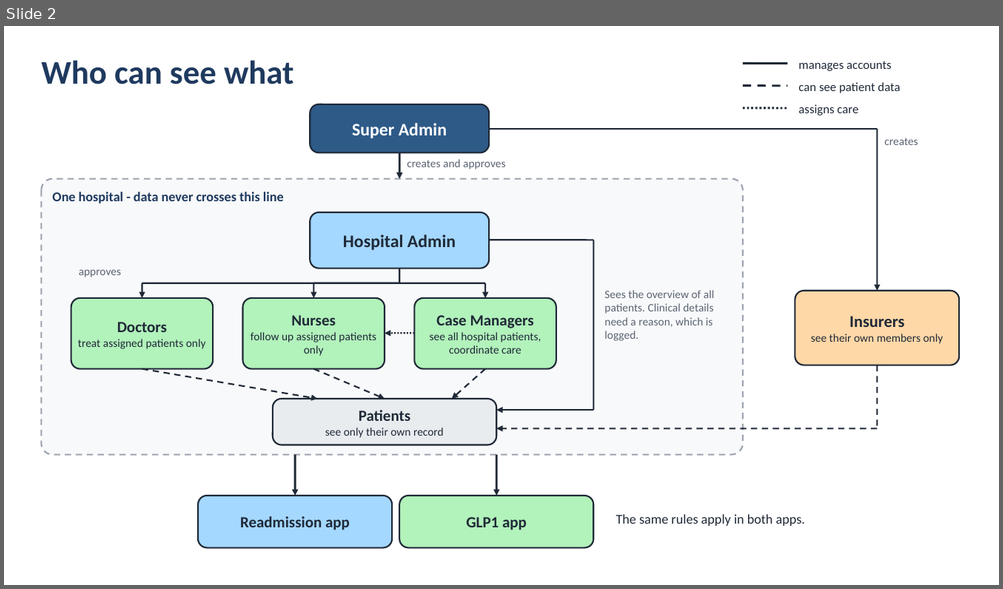
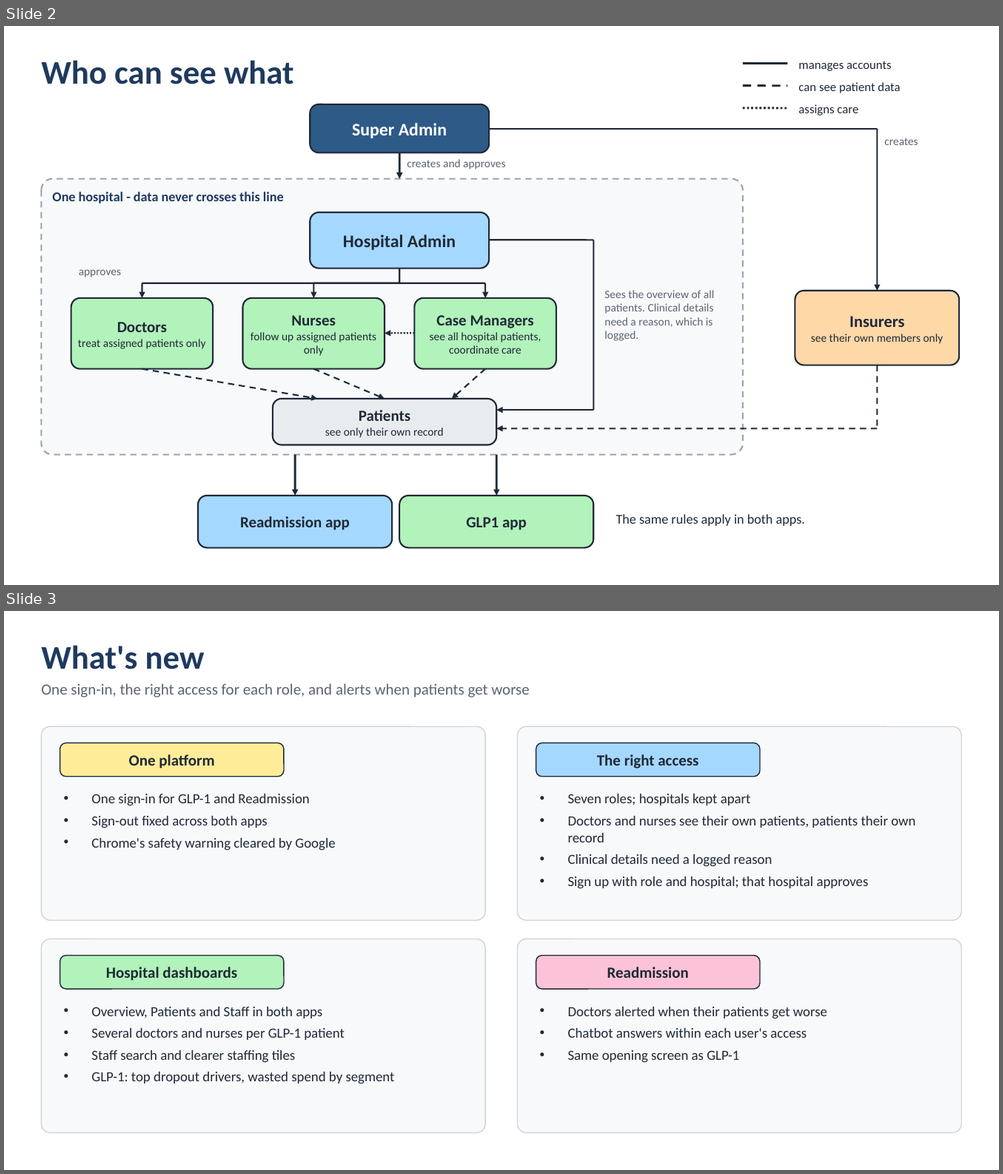
Before and after one commit to Ibtehaj778/Preventra_merged, a slide deck: Preventra_demo_slides.pptx. Shown one above the other, each under a label of ours: slide 2 before the commit, slides 2 and 3 after it. The pictures are 1003x589 and 1003x1174 pixels, drawn with LibreOffice and Linux fonts; fonts in the diff are those of the drawing. Boxes give left, top, right and bottom in pixels: in the first picture for what was removed or moved away, otherwise in the second. Text is boxed around its words. In the diff, an @@ line names an element or a change of style, - is before the commit and + after.

Commit message:
Fix: chatbot interaction

```diff
--- a/Preventra_demo_slides.pptx
+++ b/Preventra_demo_slides.pptx
@@ slide 3 added at [4,611,999,1170], background #FFFFFF @@
@@ text added at [41,645,205,669], 32 pt, text #1F3A5F, bold @@
+What's new
@@ text added at [41,684,529,698], 15 pt, text #5B6472 @@
+One sign-in, the right access for each role, and alerts when patients get worse
@@ rounded rectangle added at [41,726,485,920], fill #F8F9FA, outline #D1D5DB 1 pt @@
@@ rounded rectangle added at [60,743,284,777], fill #FFEC99, outline #1F2937 1 pt, 15 pt, text #1F2937, bold @@
+One platform
@@ rounded rectangle added at [518,726,962,920], fill #F8F9FA, outline #D1D5DB 1 pt @@
@@ rounded rectangle added at [536,743,760,777], fill #A5D8FF, outline #1F2937 1 pt, 15 pt, text #1F2937, bold @@
+The right access
@@ text added at [91,794,335,851], 13.5 pt, text #1F2937 @@
+• One sign-in for GLP-1 and Readmission
+• Sign-out fixed across both apps
+• Chrome's safety warning cleared by Google
@@ text added at [568,794,915,889], 13.5 pt, text #1F2937 @@
+• Seven roles; hospitals kept apart
+• Doctors and nurses see their own patients, patients their own record
+• Clinical details need a logged reason
+• Sign up with role and hospital; that hospital approves
@@ rounded rectangle added at [41,940,485,1133], fill #F8F9FA, outline #D1D5DB 1 pt @@
@@ rounded rectangle added at [518,940,962,1133], fill #F8F9FA, outline #D1D5DB 1 pt @@
@@ rounded rectangle added at [60,956,284,989], fill #B2F2BB, outline #1F2937 1 pt, 15 pt, text #1F2937, bold @@
+Hospital dashboards
@@ rounded rectangle added at [536,956,760,989], fill #FCC2D7, outline #1F2937 1 pt, 15 pt, text #1F2937, bold @@
+Readmission
@@ text added at [91,1007,395,1085], 13.5 pt, text #1F2937 @@
+• Overview, Patients and Staff in both apps
+• Several doctors and nurses per GLP-1 patient
+• Staff search and clearer staffing tiles
+• GLP-1: top dropout drivers, wasted spend by segment
@@ text added at [568,1007,827,1063], 13.5 pt, text #1F2937 @@
+• Doctors alerted when their patients get worse
+• Chatbot answers within each user's access
+• Same opening screen as GLP-1
```
Also in this commit, not shown: 11 other files.
